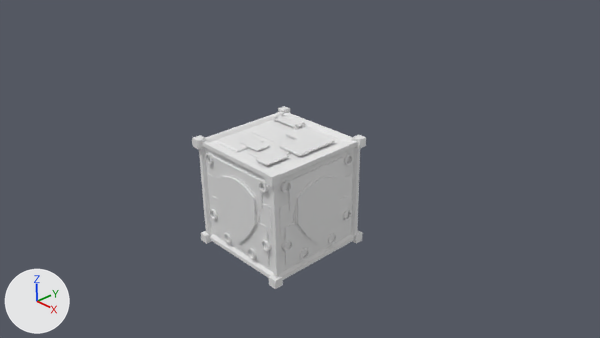
An edit to the Blender file reflection_cube.blend, drawn before and after from the same camera.
Before and after are seen from the file's camera 'Camera'. Lighting does not change. The marker at lower left points along +X, +Y and +Z.
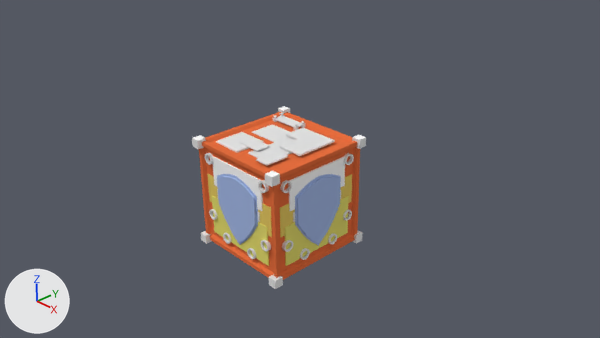
What differs and where, as boxes (x1, y1, x2, y2) in the pictures (600 x 338 px):
'Cube', recoloured (white to orange)
    both: (199, 112, 360, 280)
'Cube.060', recoloured (white to blue)
    both: (295, 174, 341, 246)
'Cube.001', recoloured (white to blue)
    both: (217, 174, 259, 245)
'Cube.090', recoloured (white to yellow)
    both: (285, 196, 349, 266)
'Cube.081', recoloured (white to yellow)
    both: (212, 196, 269, 266)
'Cube.089', recoloured (white to yellow)
    both: (279, 174, 352, 237)
'Cube.082', recoloured (white to yellow)
    both: (207, 174, 272, 237)

The change, as a diff of the scene's bpy script:
```diff
--- a/reflection_cube.blend.py
+++ b/reflection_cube.blend.py
@@ mat_material @@
 mat_material = diffuse_material('Material')
-mat_material.base_color = (0.8, 0.8, 0.8)  # white #e7e7e7
+mat_material.base_color = (0.8, 0.16, 0.0504)  # orange #e76f3f
@@ mat_material_001 @@
+mat_material_001 = diffuse_material('Material.001')
+mat_material_001.base_color = (0.379, 0.492, 0.8)  # blue #a6bae7
@@ mat_material_005 @@
+mat_material_005 = diffuse_material('Material.005')
+mat_material_005.base_color = (0.8, 0.731, 0.16)  # yellow #e7de6f
@@ mat_material_002 @@
+mat_material_002 = diffuse_material('Material.002')
+mat_material_002.base_color = (0.8, 0.594, 0.128)  # yellow #e7cb64
@@ me_cube_098 @@
 me_cube_098.from_pydata(...)  # 8 vertices, 6 faces; spans x -1.0..1.0, y -1.0..1.0, z -1.0..1.0
+me_cube_098.materials.append(mat_material_005)  # yellow #e7de6f
@@ me_cube_097 @@
 me_cube_097.from_pydata(...)  # 8 vertices, 6 faces; spans x -1.0..1.0, y -1.0..1.0, z -1.0..1.0
+me_cube_097.materials.append(mat_material_002)  # yellow #e7cb64
@@ me_cube_090 @@
 me_cube_090.from_pydata(...)  # 8 vertices, 6 faces; spans x -1.0..1.0, y -1.0..1.0, z -1.0..1.0
+me_cube_090.materials.append(mat_material_002)  # yellow #e7cb64
@@ me_cube_089 @@
 me_cube_089.from_pydata(...)  # 8 vertices, 6 faces; spans x -1.0..1.0, y -1.0..1.0, z -1.0..1.0
+me_cube_089.materials.append(mat_material_005)  # yellow #e7de6f
@@ me_cube_067 @@
 me_cube_067.from_pydata(...)  # 32 vertices, 27 faces; spans x 0.0..1.66, y -2.62..1.0, z -2.21..2.04
+me_cube_067.materials.append(mat_material_001)  # blue #a6bae7
@@ me_cube_001 @@
 me_cube_001.from_pydata(...)  # 32 vertices, 27 faces; spans x 0.0..1.66, y -2.62..1.0, z -2.21..2.04
+me_cube_001.materials.append(mat_material_001)  # blue #a6bae7
```
